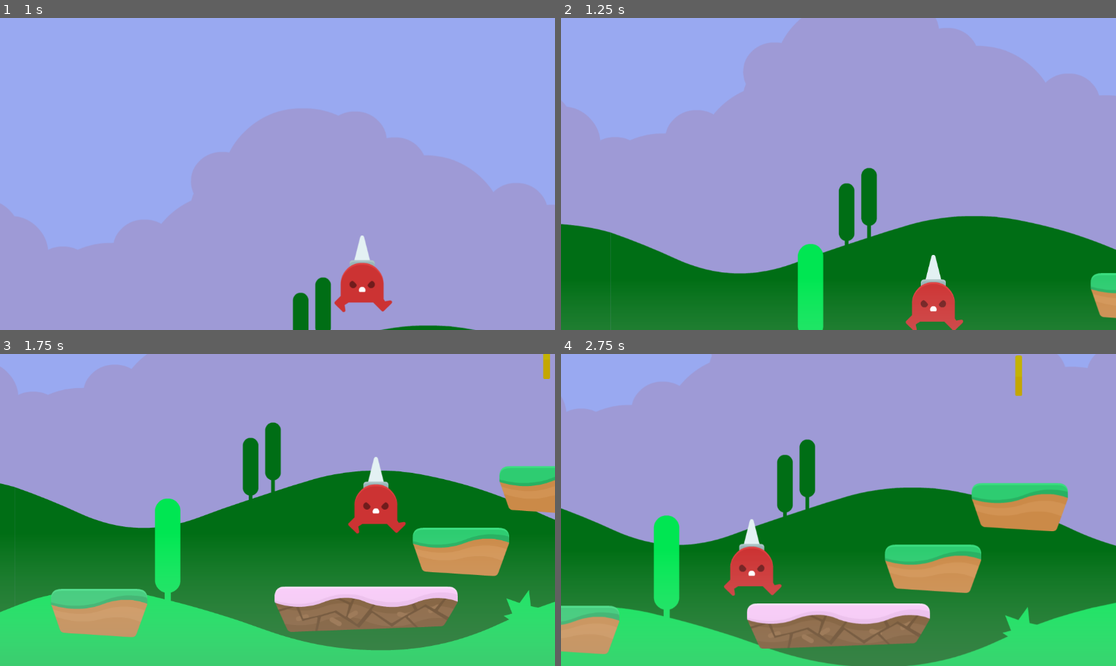
Above: before the commit, frames 1-4 (two rows, left to right).
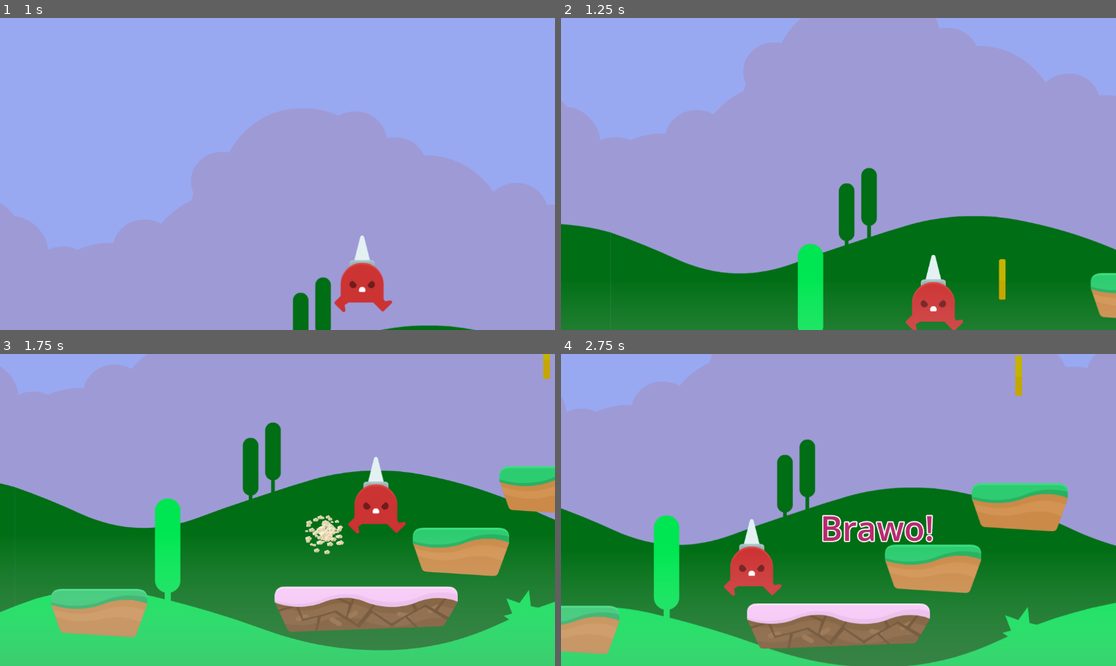
Above: after the commit, the same moments.

Repository: FeniXb3/UD-Platformer-Sample
Game: Godot game, scene res://game.tscn
The game is run twice, just before and just after one commit, with the same random seed, the same clock (stepped at 60 frames per second) and the same inputs.
Inputs:
- Up to frame 1 (1 s): hold D (right) from 0.53 s (still down); tap Space (jump) at 0.77 s
- Up to frame 2 (1.25 s): keep holding D (right)
- Up to frame 3 (1.75 s): keep holding D (right); tap Space (jump) at 1.52 s
- Up to frame 4 (2.75 s): release D (right) at 2.03 s; hold A (left) from 2.03 s (still down)

Frame 1 is identical in both runs. In frame 2, 0.2% of the frame differs, in the area x 78-81%, y 77-91%; in frame 3, 0.4%; in frame 4, 1.1%, in the area x 47-68%, y 51-61%.

Commit message:
Meeting 4

Diff:
--- /dev/null
+++ b/game.gd
@@ -0,0 +1,23 @@
+extends Node2D
+@onready var game_over_label: Label = %GameOverLabel
+@onready var win_label: Label = %WinLabel
+var points = 0
+
+# Called when the node enters the scene tree for the first time.
+func _ready() -> void:
+	pass # Replace with function body.
+
+
+# Called every frame. 'delta' is the elapsed time since the previous frame.
+func _process(delta: float) -> void:
+	pass
+
+
+func _on_killzone_body_entered(body: Node2D) -> void:
+	game_over_label.show()
+
+
+func _on_item_2_body_entered(body: Node2D) -> void:
+	points = points + 1
+	if points == 2:
+		win_label.show()
--- a/game.tscn
+++ b/game.tscn
@@ -1,6 +1,7 @@
-[gd_scene load_steps=14 format=3 uid="uid://b3u2u33vk5tjy"]
+[gd_scene load_steps=16 format=3 uid="uid://b3u2u33vk5tjy"]
 
 [ext_resource type="PackedScene" uid="uid://f03p1kytvcr7" path="res://platform.tscn" id="1_33c3h"]
+[ext_resource type="Script" path="res://game.gd" id="1_e3b5j"]
 [ext_resource type="Texture2D" uid="uid://vbsqcvcalhg3" path="res://kenney_jumper-pack/PNG/Background/bg_layer2.png" id="2_224c4"]
 [ext_resource type="PackedScene" uid="uid://cchdhug3xfi53" path="res://player.tscn" id="2_txh4e"]
 [ext_resource type="Texture2D" uid="uid://y2hkbv4kfb4g" path="res://kenney_jumper-pack/PNG/Background/bg_layer3.png" id="3_l65th"]
@@ -25,7 +26,13 @@
 fill_from = Vector2(0.5, 1)
 fill_to = Vector2(0.5, 0)
 
+[sub_resource type="LabelSettings" id="LabelSettings_x4pwv"]
+font_size = 70
+font_color = Color(0.717548, 0.168791, 0.437347, 1)
+outline_size = 10
+
 [node name="Game" type="Node2D"]
+script = ExtResource("1_e3b5j")
 
 [node name="Background" type="Node2D" parent="."]
 
@@ -99,6 +106,8 @@
 
 [node name="Killzone" parent="." instance=ExtResource("3_re4br")]
 position = Vector2(154, 1352)
+metadata/_edit_lock_ = true
+metadata/_edit_group_ = true
 
 [node name="Parallax2D" type="Parallax2D" parent="Killzone"]
 scroll_offset = Vector2(0, -512)
@@ -115,6 +124,37 @@
 collision_mask = 2
 script = ExtResource("5_oj7w3")
 
+[node name="Item3" parent="." instance=ExtResource("4_m7so3")]
+position = Vector2(569, 844)
+collision_mask = 2
+script = ExtResource("5_oj7w3")
+
+[node name="CanvasLayer" type="CanvasLayer" parent="."]
+
+[node name="GameOverLabel" type="Label" parent="CanvasLayer"]
+unique_name_in_owner = true
+visible = false
+offset_left = 538.0
+offset_top = 313.0
+offset_right = 650.0
+offset_bottom = 336.0
+text = "Do zobaczenia"
+label_settings = SubResource("LabelSettings_x4pwv")
+
+[node name="WinLabel" type="Label" parent="CanvasLayer"]
+unique_name_in_owner = true
+visible = false
+offset_left = 538.0
+offset_top = 313.0
+offset_right = 650.0
+offset_bottom = 336.0
+text = "Brawo!"
+label_settings = SubResource("LabelSettings_x4pwv")
+
+[connection signal="body_entered" from="Killzone" to="." method="_on_killzone_body_entered"]
+[connection signal="body_entered" from="Item2" to="." method="_on_item_2_body_entered"]
 [connection signal="body_entered" from="Item2" to="Item2" method="_on_body_entered"]
+[connection signal="body_entered" from="Item3" to="." method="_on_item_2_body_entered"]
+[connection signal="body_entered" from="Item3" to="Item3" method="_on_body_entered"]
 
 [editable path="Platforms/Platform7"]
--- a/item.tscn
+++ b/item.tscn
@@ -5,6 +5,21 @@
 [ext_resource type="Texture2D" uid="uid://bqhkh52wr2wwo" path="res://kenney_jumper-pack/PNG/Items/gold_3.png" id="3_qns7v"]
 [ext_resource type="Texture2D" uid="uid://dr1vt3n5uk0en" path="res://kenney_jumper-pack/PNG/Items/gold_4.png" id="4_waip1"]
 [ext_resource type="Texture2D" uid="uid://c6n43hle53q4c" path="res://kenney_jumper-pack/PNG/Particles/particle_beige.png" id="5_sjfmt"]
+
+[sub_resource type="Animation" id="Animation_har3d"]
+length = 0.001
+tracks/0/type = "value"
+tracks/0/imported = false
+tracks/0/enabled = true
+tracks/0/path = NodePath(".:texture")
+tracks/0/interp = 1
+tracks/0/loop_wrap = true
+tracks/0/keys = {
+"times": PackedFloat32Array(0),
+"transitions": PackedFloat32Array(1),
+"update": 1,
+"values": [ExtResource("1_gc5ph")]
+}
 
 [sub_resource type="Animation" id="Animation_uvled"]
 resource_name = "rotate"
@@ -21,21 +36,6 @@
 "transitions": PackedFloat32Array(1, 1, 1, 1),
 "update": 1,
 "values": [ExtResource("1_gc5ph"), ExtResource("2_5bhxb"), ExtResource("3_qns7v"), ExtResource("4_waip1")]
-}
-
-[sub_resource type="Animation" id="Animation_har3d"]
-length = 0.001
-tracks/0/type = "value"
-tracks/0/imported = false
-tracks/0/enabled = true
-tracks/0/path = NodePath(".:texture")
-tracks/0/interp = 1
-tracks/0/loop_wrap = true
-tracks/0/keys = {
-"times": PackedFloat32Array(0),
-"transitions": PackedFloat32Array(1),
-"update": 1,
-"values": [ExtResource("1_gc5ph")]
 }
 
 [sub_resource type="AnimationLibrary" id="AnimationLibrary_ygf60"]
--- a/killzone.tscn
+++ b/killzone.tscn
@@ -13,6 +13,7 @@
 shape = SubResource("WorldBoundaryShape2D_65y2u")
 
 [node name="Timer" type="Timer" parent="."]
+wait_time = 5.0
 one_shot = true
 
 [connection signal="body_entered" from="." to="." method="_on_body_entered"]
